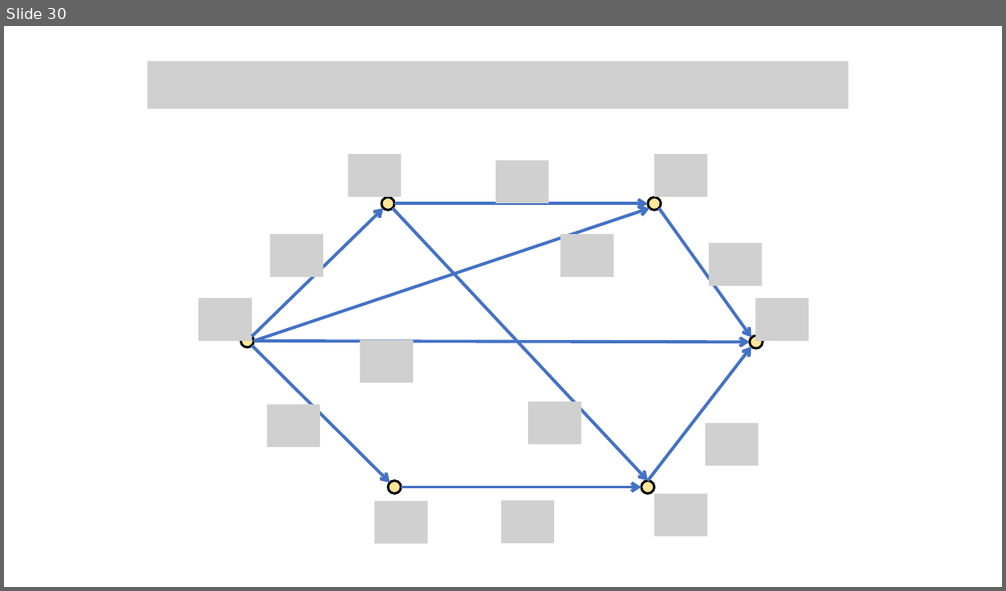
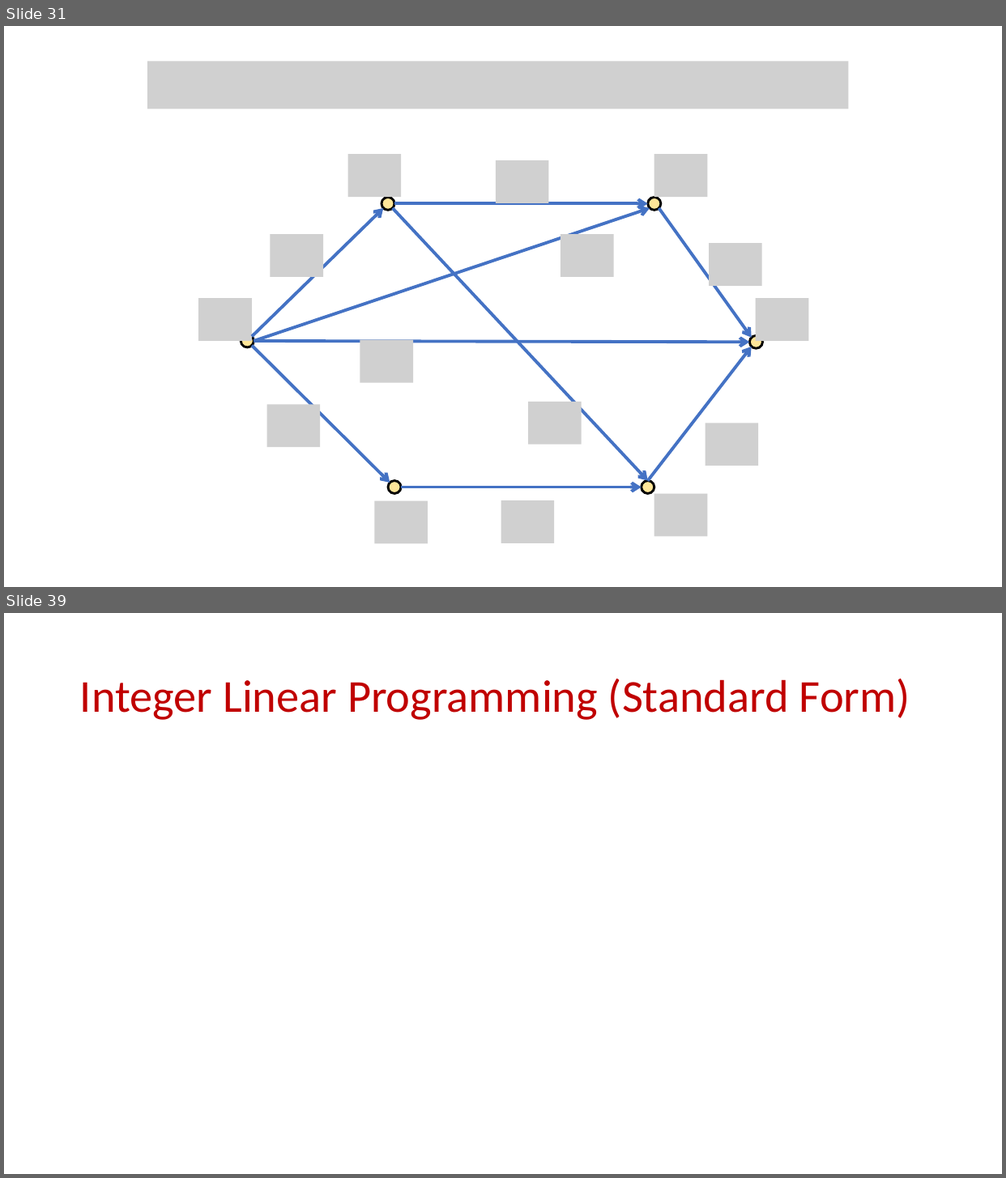
Before and after one commit to samsonzhou/samsonzhou.github.io, a slide deck: CSCE658-S24/L16.pptx. Shown one above the other, each under a label of ours: slide 30 before the commit, slides 31 and 39 after it; the slides between them are not shown. The pictures are 1006x591 and 1006x1178 pixels, drawn with LibreOffice and Linux fonts; fonts in the diff are those of the drawing; grey boxes stand for pictures. Boxes give left, top, right and bottom in pixels: in the first picture for what was removed or moved away, otherwise in the second. Text is boxed around its words. In the diff, an @@ line names an element or a change of style, - is before the commit and + after.

```diff
--- a/CSCE658-S24/L16.pptx
+++ b/CSCE658-S24/L16.pptx
@@ slide 39 added at (x1=4, y1=613, x2=1002, y2=1174), background #FFFFFF @@
@@ title added at (x1=80, y1=679, x2=910, y2=720), 44 pt, text #C00000 @@
+Integer Linear Programming (Standard Form)
@@ what was slide 30 is now slide 31 @@
```
Also in this commit, not shown: 3 slides changed, 6 other slides added, 1 slide removed.
